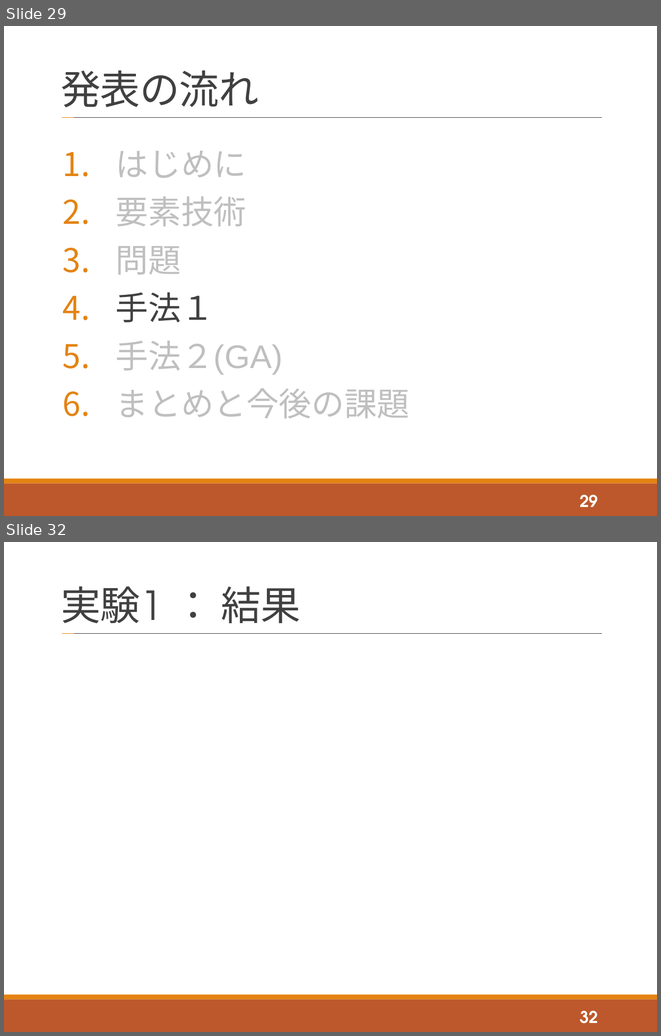
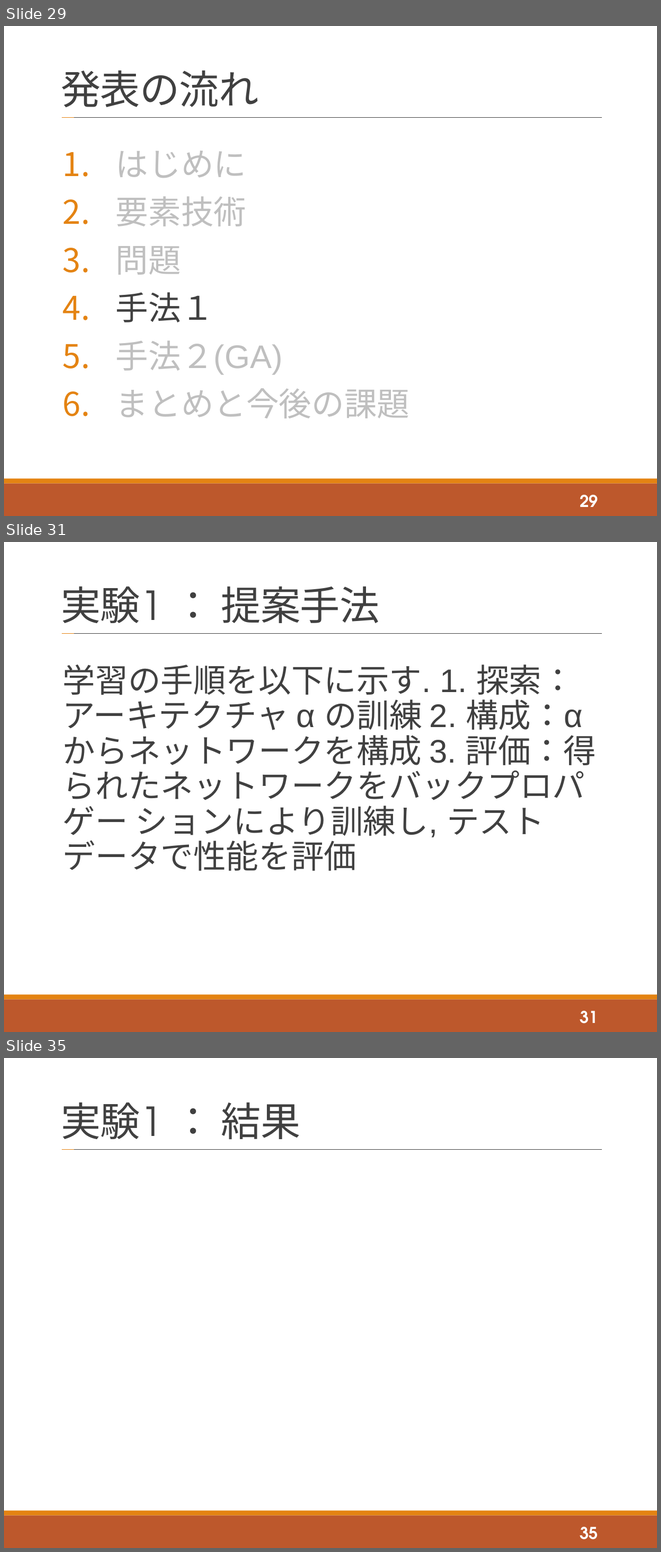
Before and after one commit to tatsuya-sugiyama/WeeklyReport, a slide deck: report/2020後期/2020_2nd_sugiyama.pptx. Shown one above the other, each under a label of ours: slides 29 and 32 before the commit, slides 29, 31 and 35 after it; the slides between them are not shown. The pictures are 661x1036 and 661x1552 pixels, drawn with LibreOffice and Linux fonts; fonts in the diff are those of the drawing. Boxes give left, top, right and bottom in pixels: in the first picture for what was removed or moved away, otherwise in the second. Text is boxed around its words. In the diff, an @@ line names an element or a change of style, - is before the commit and + after.

```diff
--- a/report/2020後期/2020_2nd_sugiyama.pptx
+++ b/report/2020後期/2020_2nd_sugiyama.pptx
@@ slide 31 added at [4,542,657,1032], background #FFFFFF; not listed: 4 template elements that a slide beside it also shows @@
@@ title added at [61,586,380,623], 44 pt, text #404040 @@
+実験1 ： 提案手法
@@ text added at [63,664,596,871], 36 pt, text #404040 @@
+学習の手順を以下に示す. 1. 探索：アーキテクチャ α の訓練 2. 構成：α からネットワークを構成 3. 評価：得られたネットワークをバックプロパゲー ションにより訓練し, テストデータで性能を評価
@@ page number added at [580,1011,598,1023], 18 pt, text #FFFFFF, bold @@
+31
@@ what was slide 32 is now slide 35 @@
@@ page number at [580,1527,598,1539]: text changed @@
-32
+35
```
Also in this commit, not shown: 5 slides changed, 4 other slides added.
